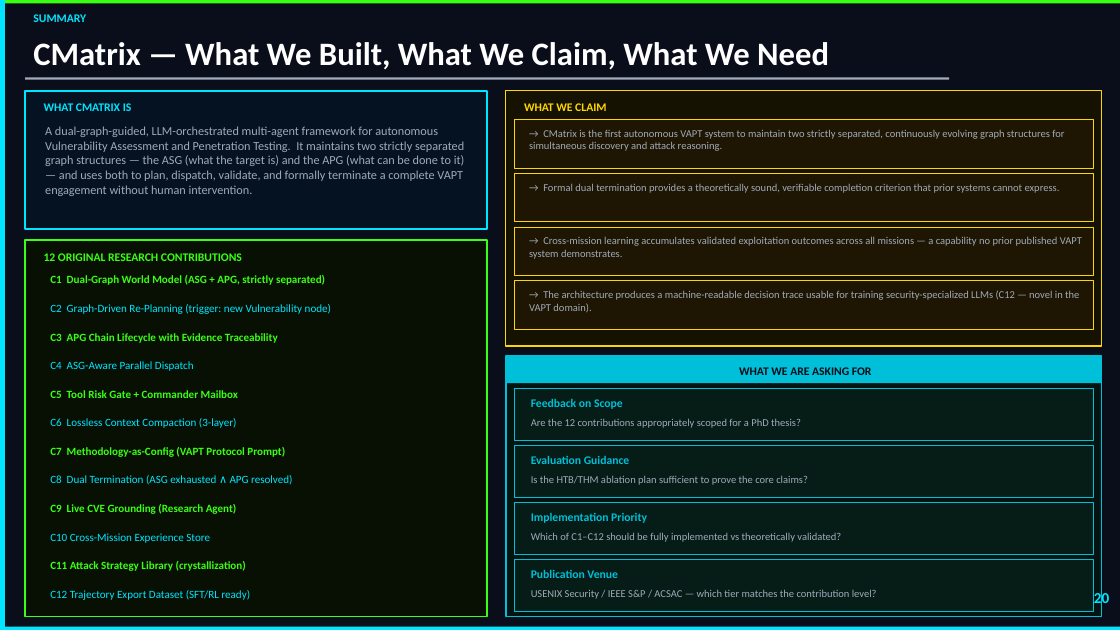
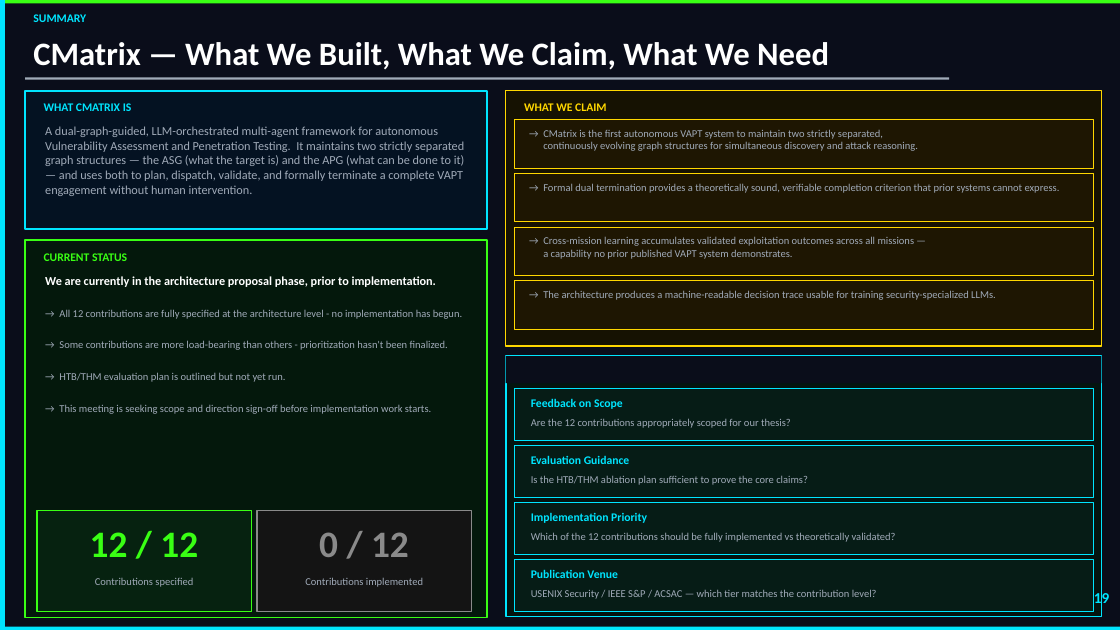
Before and after one commit to nishan-paul-2022/cmatrix-agentic-red-team, a slide deck: slide 19 of docs/paper-thesis/ppt/presentation-draft.pptx (slide 20 before the commit). Drawn at 1120x630 pixels with LibreOffice and Linux fonts; fonts in the diff are those of the drawing. Boxes give left, top, right and bottom in pixels: in the first picture for what was removed or moved away, otherwise in the second. Text is boxed around its words. In the diff, an @@ line names an element or a change of style, - is before the commit and + after.

```diff
--- a/docs/paper-thesis/ppt/presentation-draft.pptx
+++ b/docs/paper-thesis/ppt/presentation-draft.pptx
@@ text "→ CMatrix is the first ..." rewrapped from box(529, 129, 1064, 151) to box(543, 129, 919, 151) @@
@@ text "→ Cross-mission learning accumulates validated ..." rewrapped from box(529, 236, 1082, 259) to box(543, 236, 915, 259) @@
@@ rectangle at box(25, 240, 487, 618): fill #081004 to #04180C @@
@@ text at box(44, 253, 127, 261): text changed @@
-12 ORIGINAL RESEARCH CONTRIBUTIONS
+CURRENT STATUS
@@ text at box(45, 276, 436, 287): text changed; size 9.5 to 10.5 pt; text colour #39FF14 to #FFFFFF @@
-C1 Dual-Graph World Model (ASG + APG, strictly separated)
+We are currently in the architecture proposal phase, prior to implementation.
@@ text at box(543, 290, 996, 300): text changed @@
-→ The architecture produces a machine-readable decision trace usable for training security-specialized LLMs (C12 — novel in the VAPT domain).
+→ The architecture produces a machine-readable decision trace usable for training security-specialized LLMs.
@@ text removed at box(50, 304, 331, 314) @@
-C2 Graph-Driven Re-Planning (trigger: new Vulnerability node)
@@ text added at box(59, 309, 462, 319), 9 pt, text #A0AAB8 @@
+→ All 12 contributions are fully specified at the architecture level - no implementation has begun.
@@ text removed at box(50, 333, 278, 343) @@
-C3 APG Chain Lifecycle with Evidence Traceability
@@ text added at box(59, 340, 448, 350), 9 pt, text #A0AAB8 @@
+→ Some contributions are more load-bearing than others - prioritization hasn't been finalized.
@@ rectangle at box(506, 356, 1102, 617): outline #00BFD8 1.6 pt to #00E5FF 1.6 pt @@
@@ rectangle at box(506, 356, 1102, 383): fill #00BFD8 to #0A0D1A @@
@@ text removed at box(50, 361, 194, 371) @@
-C4 ASG-Aware Parallel Dispatch
@@ text added at box(59, 372, 285, 382), 9 pt, text #A0AAB8 @@
+→ HTB/THM evaluation plan is outlined but not yet run.
@@ text removed at box(739, 367, 872, 375) @@
-WHAT WE ARE ASKING FOR
@@ text removed at box(50, 390, 238, 398) @@
-C5 Tool Risk Gate + Commander Mailbox
@@ text removed at box(50, 418, 237, 428) @@
-C6 Lossless Context Compaction (3-layer)
@@ text added at box(59, 405, 431, 414), 9 pt, text #A0AAB8 @@
+→ This meeting is seeking scope and direction sign-off before implementation work starts.
@@ text at box(531, 418, 791, 428): text changed @@
-Are the 12 contributions appropriately scoped for a PhD thesis?
+Are the 12 contributions appropriately scoped for our thesis?
@@ text removed at box(50, 447, 285, 457) @@
-C7 Methodology-as-Config (VAPT Protocol Prompt)
@@ text removed at box(50, 475, 292, 485) @@
-C8 Dual Termination (ASG exhausted ∧ APG resolved)
@@ text removed at box(50, 504, 236, 514) @@
-C9 Live CVE Grounding (Research Agent)
@@ rectangle added at box(37, 511, 251, 612), fill #062210, outline #39FF14 1 pt @@
@@ text removed at box(50, 533, 210, 543) @@
-C10 Cross-Mission Experience Store
@@ text added at box(90, 532, 198, 557), 32 pt, text #39FF14, bold @@
+12 / 12
@@ rectangle added at box(257, 511, 471, 612), fill #141414, outline #8A8A8A 1 pt @@
@@ text added at box(319, 532, 409, 557), 32 pt, text #8A8A8A, bold @@
+0 / 12
@@ text at box(531, 532, 896, 542): text changed @@
-Which of C1–C12 should be fully implemented vs theoretically validated?
+Which of the 12 contributions should be fully implemented vs theoretically validated?
@@ text removed at box(50, 561, 246, 571) @@
-C11 Attack Strategy Library (crystallization)
@@ outline #00BFD8 0.6 pt to #00E5FF 0.6 pt in 4 elements at box(514, 388, 1093, 440), box(514, 445, 1093, 497), box(514, 502, 1093, 555), box(514, 560, 1093, 612) @@
@@ text colour #00BFD8 to #00E5FF in 4 elements at box(531, 398, 623, 409), box(531, 455, 629, 464), box(531, 513, 647, 523), box(531, 569, 618, 578) @@
@@ text removed at box(50, 590, 250, 600) @@
-C12 Trajectory Export Dataset (SFT/RL ready)
@@ text added at box(95, 578, 193, 587), 9 pt, text #A0AAB8 @@
+Contributions specified
@@ text added at box(305, 577, 423, 587), 9 pt, text #A0AAB8 @@
+Contributions implemented
@@ text at box(1094, 590, 1109, 608): text changed @@
-20
+19
```
Also in this commit, not shown: 3 other slides changed, 2 slides removed, 6 other files.
